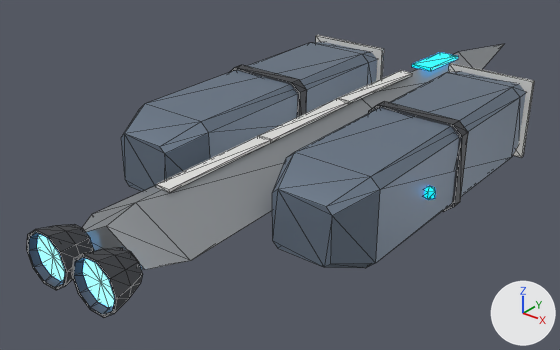
A saved change to the glTF model godot/assets/ships/missile_boat.glb.
Rendered twice from a camera (50 mm lens) standing at (1.113, -1.739, 0.827) and looking at (-0.115, -0.205, -0.124). The lights are fixed; the arrows at lower right show +X, +Y and +Z. The first picture is the older version. Mesh edges are drawn as thin lines. Vertices at exactly the same position are counted once.

Names of what the first picture shows: 'missile_boat'.
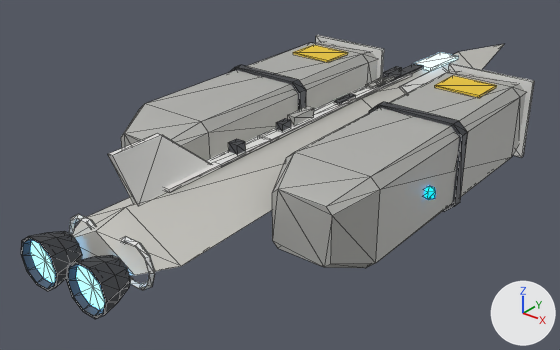
The newer file is also rescaled (x0.991), turned or shifted as a whole; pictures and numbers use the older file's frame.

What changed in the scene script:
```text
Add mat_shiphull:
    mat_shiphull = principled_material('ShipHull')
    mat_shiphull.base_color = (0.64, 0.63, 0.59)  # light grey #d1d0ca
    mat_shiphull.metallic = 0.15
    mat_shiphull.roughness = 0.58
Add mat_shippanel:
    mat_shippanel = principled_material('ShipPanel')
    mat_shippanel.base_color = (0.46, 0.46, 0.44)  # grey #b5b5b1
    mat_shippanel.metallic = 0.2
    mat_shippanel.roughness = 0.58
Add mat_window:
    mat_window = principled_material('Window')
    mat_window.base_color = (0.4, 0.55, 0.65)  # blue #aac4d3
    mat_window.roughness = 0.4
    mat_window.emission_color = (0.5, 0.8, 1.0)  # blue #bce7ff
    mat_window.emission_strength = 1.1
Change me_missile_boat:
    remove me_missile_boat.from_pydata(...)  # 499 vertices, 826 faces; spans x -0.39..0.39, y -1.0..1.0, z -0.12..0.12
    add me_missile_boat.from_pydata(...)  # 915 vertices, 1490 faces; spans x -0.39..0.39, y -1.02..1.0, z -0.12..0.21
    me_missile_boat part 1: a new loose piece, a box spanning x -0.0181..0.0151, y -0.5801..0.3449, z 0.0771..0.0837, in mat_hulldark (dark grey #4d5055)
    me_missile_boat part 2: a new loose piece, a box spanning x -0.015..0.013, y -0.521..-0.492, z 0.084..0.109, in mat_hulldark (dark grey #4d5055)
    me_missile_boat part 3: a new loose piece, a box spanning x -0.0087..0.0104, y -0.103..-0.0262, z 0.0837..0.0918, in mat_hulldark (dark grey #4d5055)
    me_missile_boat part 4: a new loose piece, a box spanning x -0.012..0.006, y 0.15..0.223, z 0.084..0.107, in mat_hulldark (dark grey #4d5055)
    me_missile_boat part 5: a new loose piece, a box spanning x -0.013..0.007, y -0.347..-0.312, z 0.084..0.106, in mat_hulldark (dark grey #4d5055)
    me_missile_boat part 6: a new loose piece, a box spanning x -0.0082..0.0128, y 0.0974..0.1769, z 0.0837..0.0926, in mat_shippanel (grey #b5b5b1)
    me_missile_boat part 7: a new loose piece, a box spanning x -0.016..0.007, y -0.298..-0.216, z 0.084..0.109, in mat_shippanel (grey #b5b5b1)
    me_missile_boat part 8: a new loose piece, a box spanning x -0.0164..0.0098, y 0.0641..0.1261, z 0.0837..0.0922, in mat_shippanel (grey #b5b5b1)
    me_missile_boat part 9: the loose piece of 8 vertices spanning x -0.03..0.03, y 0.36..0.55, z 0.06..0.07 is copied, and the copy is multiplied about its middle by the matrix ((1.119, 0.024, 0.737), (0.0, 1.339, -0.044), (-0.738, 0.036, 1.118)), then moved by (0.05, -0.13, -0.03), in mat_accent (white #e7e7e5); it spans x 0.02..0.08, y 0.19..0.45, z 0.01..0.06
    me_missile_boat part 10: 37 vertices moved from x -0.15..0.15, y -1.0..-0.82, z -0.08..0.08 to x -0.15..0.15, y -1.02..-0.85, z -0.08..0.08; 78 vertices removed from x -0.14..0.14, y -1.0..-0.91, z -0.06..0.06; 166 vertices added at x -0.13..0.13, y -1.02..-0.58, z -0.06..0.21
    me_missile_boat part 11: 80 vertices added at x -0.33..-0.16, y 0.11..0.33, z -0.09..0.12
    me_missile_boat part 12: 8 vertices added at x 0.18..0.31, y 0.11..0.22, z 0.11..0.12
    me_missile_boat part 13: 30 faces spanning x -0.15..0.15, y -0.93..1.0, z -0.08..0.08 switch from mat_hull (grey #9ba0a4) to mat_shiphull (light grey #d1d0ca)
    me_missile_boat part 14: 12 faces spanning x -0.03..0.03, y 0.36..0.55, z 0.06..0.07 switch from mat_light (blue #0089cb, glowing cyan #00b3ff) to mat_window (blue #aac4d3, glowing blue #bce7ff)
    me_missile_boat part 15: 100 faces spanning x -0.37..0.37, y -0.58..0.32, z -0.11..0.11 switch from mat_steel (greyish blue #768495) to mat_shippanel (grey #b5b5b1)
    other edits to the shape of me_missile_boat do not show in these pictures
    add me_missile_boat.materials.append(mat_lightred)  # red #bc1900, glowing red #ff2700
    add me_missile_boat.materials.append(mat_hazard)  # yellow #edc830
```

Where the change shows, as pixel boxes (x1, y1, x2, y2) in the pictures (560 x 350 px; the box of a moved part takes in the faces that stretch with it):
'missile_boat', reshaped
    before: (26, 35, 534, 318)
    after: (21, 35, 534, 319)
part 1 of me_missile_boat, added
    after: (377, 63, 424, 88)
part 2 of me_missile_boat, added
    after: (228, 139, 246, 155)
part 3 of me_missile_boat, added
    after: (334, 93, 356, 104)
part 4 of me_missile_boat, added
    after: (383, 66, 402, 78)
part 5 of me_missile_boat, added
    after: (276, 118, 291, 131)
part 6 of me_missile_boat, added
    after: (375, 76, 395, 86)
part 7 of me_missile_boat, added
    after: (288, 106, 314, 125)
part 8 of me_missile_boat, added
    after: (365, 79, 380, 89)
part 9 of me_missile_boat, added
    after: (399, 66, 448, 93)
part 10 of me_missile_boat, moved or reshaped
    before: (26, 224, 143, 318)
    after: (21, 133, 212, 319)
part 11 of me_missile_boat, added
    after: (293, 45, 348, 62)
part 12 of me_missile_boat, added (yellow)
    after: (435, 75, 497, 98)
part 13 of me_missile_boat, recoloured
    before: (82, 44, 504, 270)
    after: (71, 44, 504, 276)
part 14 of me_missile_boat, recoloured (lighter)
    both: (413, 52, 458, 71)
part 15 of me_missile_boat, recoloured (greyish blue to grey)
    both: (121, 43, 526, 268)
